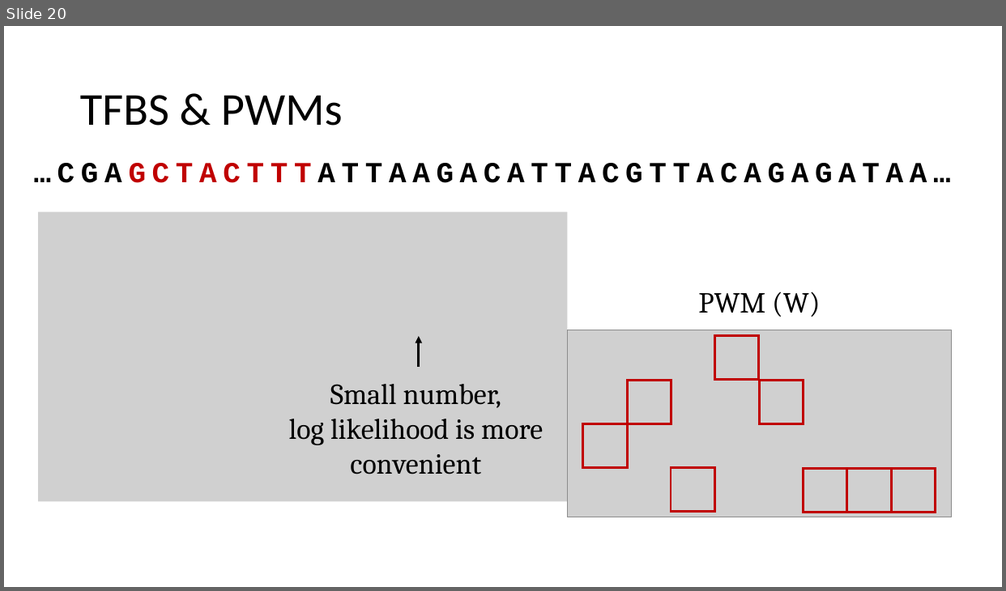
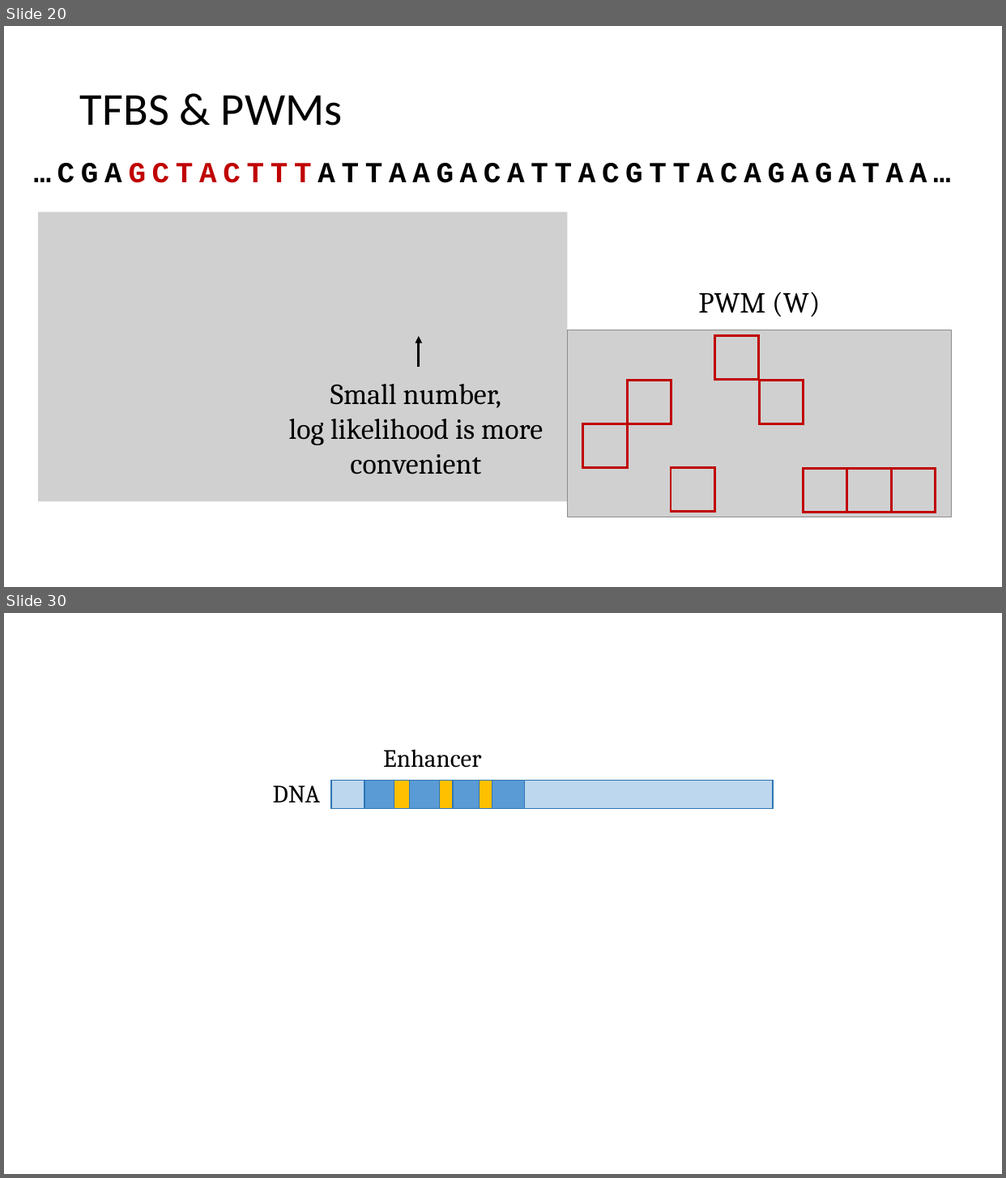
Before and after one commit to David-Taub/HOP-HMM, a slide deck: Help/ThesesPresentation.pptx. Shown one above the other, each under a label of ours: slide 20 before the commit, slides 20 and 30 after it; the slides between them are not shown. The pictures are 1006x591 and 1006x1178 pixels, drawn with LibreOffice and Linux fonts; fonts in the diff are those of the drawing; grey boxes stand for pictures. Boxes give left, top, right and bottom in pixels: in the first picture for what was removed or moved away, otherwise in the second. Text is boxed around its words. In the diff, an @@ line names an element or a change of style, - is before the commit and + after.

```diff
--- a/Help/ThesesPresentation.pptx
+++ b/Help/ThesesPresentation.pptx
@@ slide 30 added at <box>4,613,1002,1174</box>, background #FFFFFF @@
@@ text added at <box>383,749,481,768</box>, 24 pt, text #000000 @@
+Enhancer
@@ rectangle added at <box>331,781,773,809</box>, fill #BDD7EE, outline #2E75B6 1 pt @@
@@ rectangle added at <box>364,781,525,809</box>, fill #5B9BD5, outline #2E75B6 1 pt @@
@@ rectangle added at <box>394,781,410,809</box>, fill #FFC000, outline #2E75B6 1 pt @@
@@ rectangle added at <box>440,781,454,809</box>, fill #FFC000, outline #2E75B6 1 pt @@
@@ rectangle added at <box>479,781,493,809</box>, fill #FFC000, outline #2E75B6 1 pt @@
@@ text added at <box>273,786,320,803</box>, 24 pt, text #000000 @@
+DNA
```
Also in this commit, not shown: 7 slides changed, 8 other slides added, 3 slides removed, 7 other files.
